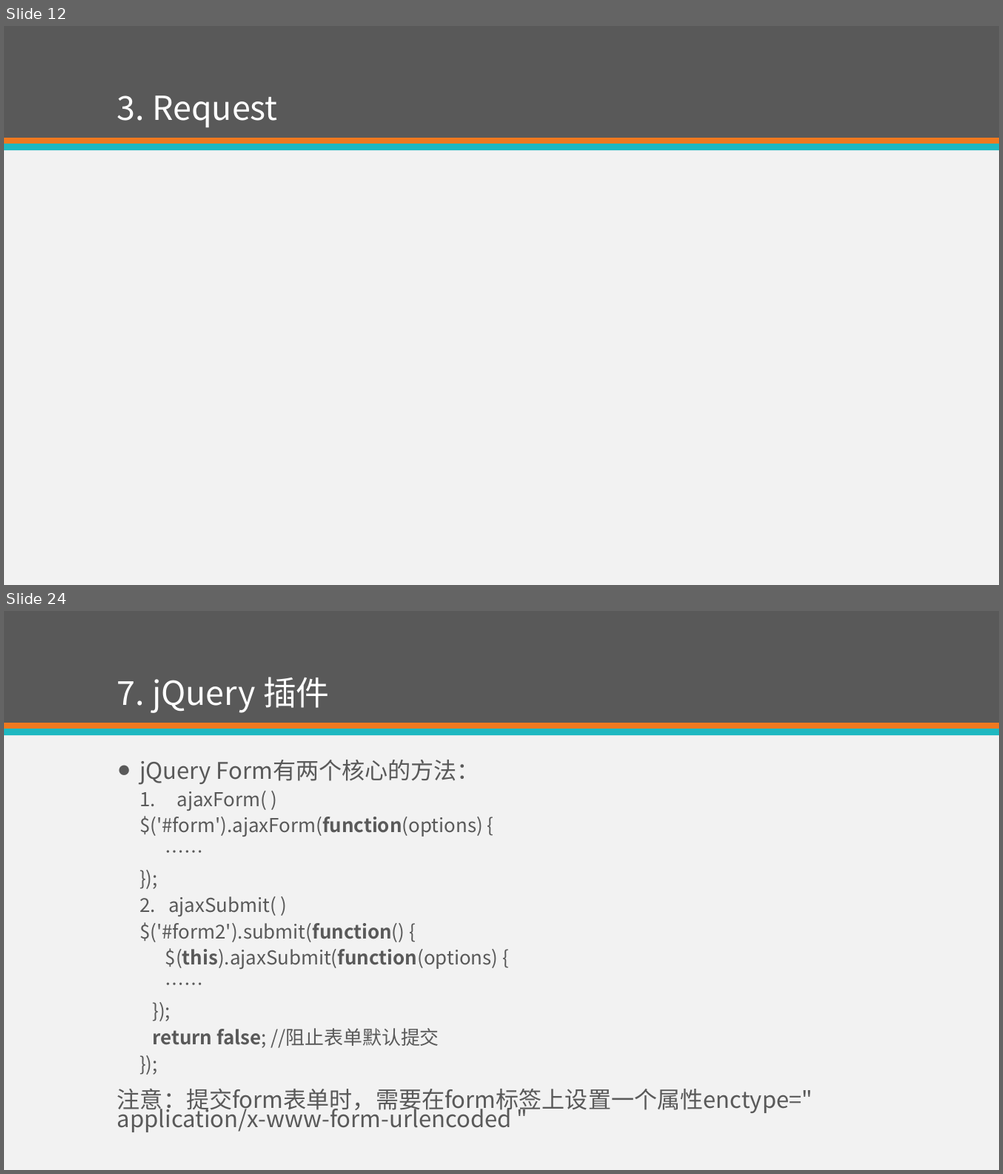
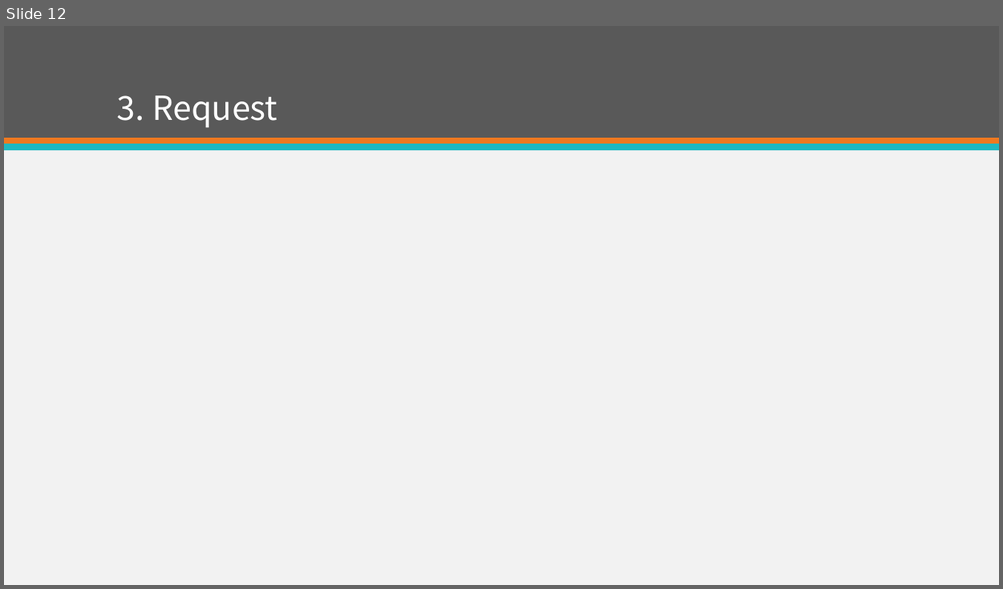
Before and after one commit to eventao/courseware, a slide deck: ppt/http.pptx. Shown one above the other, each under a label of ours: slides 12 and 24 before the commit, slide 12 after it; the slides between them are not shown. The pictures are 1003x1174 and 1003x589 pixels, drawn with LibreOffice and Linux fonts; fonts in the diff are those of the drawing. Boxes give left, top, right and bottom in pixels: in the first picture for what was removed or moved away, otherwise in the second. Text is boxed around its words. In the diff, an @@ line names an element or a change of style, - is before the commit and + after.

```diff
--- a/ppt/http.pptx
+++ b/ppt/http.pptx
@@ slide 24 removed at bbox=[4, 611, 999, 1170], background #F2F2F2; not listed: 3 template elements that a slide beside it also shows @@
@@ title removed at bbox=[117, 677, 330, 713] @@
-7. jQuery 插件
@@ text removed at bbox=[117, 760, 813, 1133] @@
-● jQuery Form有两个核心的方法：
-  1. ajaxForm( )
-  $('#form').ajaxForm(function(options) {
-  ……
-  });
-  2. ajaxSubmit( )
-  $('#form2').submit(function() {
-  $(this).ajaxSubmit(function(options) {
-  ……
-  });
-  return false; //阻止表单默认提交
-  });
-注意：提交form表单时，需要在form标签上设置一个属性enctype=" application/x-www-form-urlencoded "
```
Also in this commit, not shown: 2 slides changed, 13 other slides removed, 1 other file.
